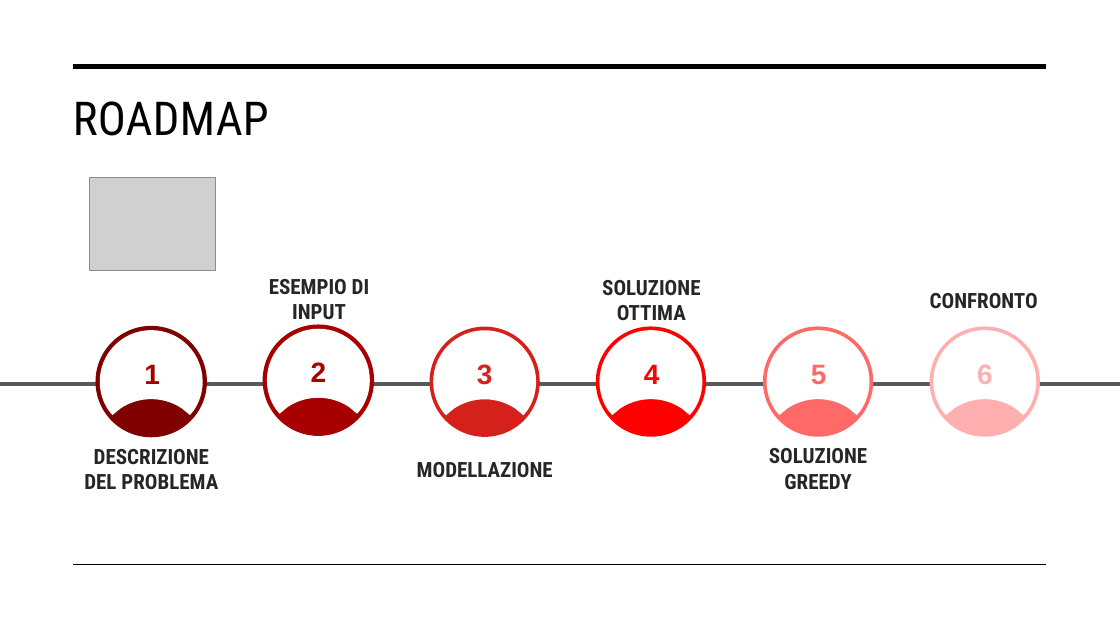
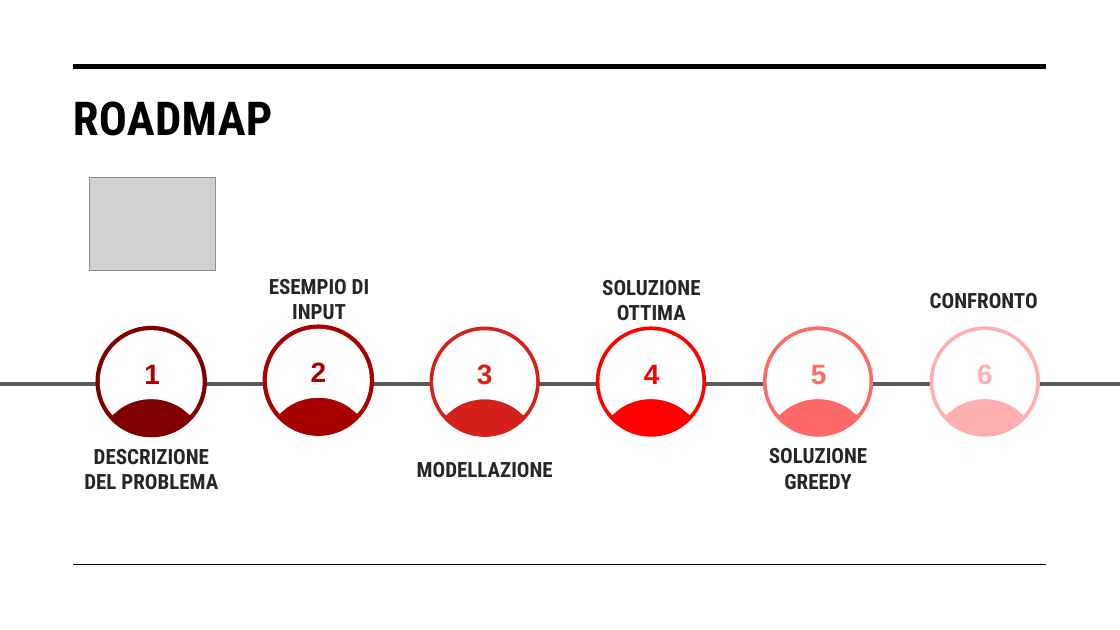
Before and after one commit to exo404/OptimizeDatacenter_Hashcode2015, a slide deck: slide 2 of Optimize Datacenter.pptx. Drawn at 1120x630 pixels with LibreOffice and Linux fonts; fonts in the diff are those of the drawing; grey boxes stand for pictures. Boxes give left, top, right and bottom in pixels: in the first picture for what was removed or moved away, otherwise in the second. Text is boxed around its words. In the diff, an @@ line names an element or a change of style, - is before the commit and + after.

```diff
--- a/Optimize Datacenter.pptx
+++ b/Optimize Datacenter.pptx
@@ title "ROADMAP" at (73, 101, 273, 136): bold on @@
```
Also in this commit, not shown: 24 other slides changed.
